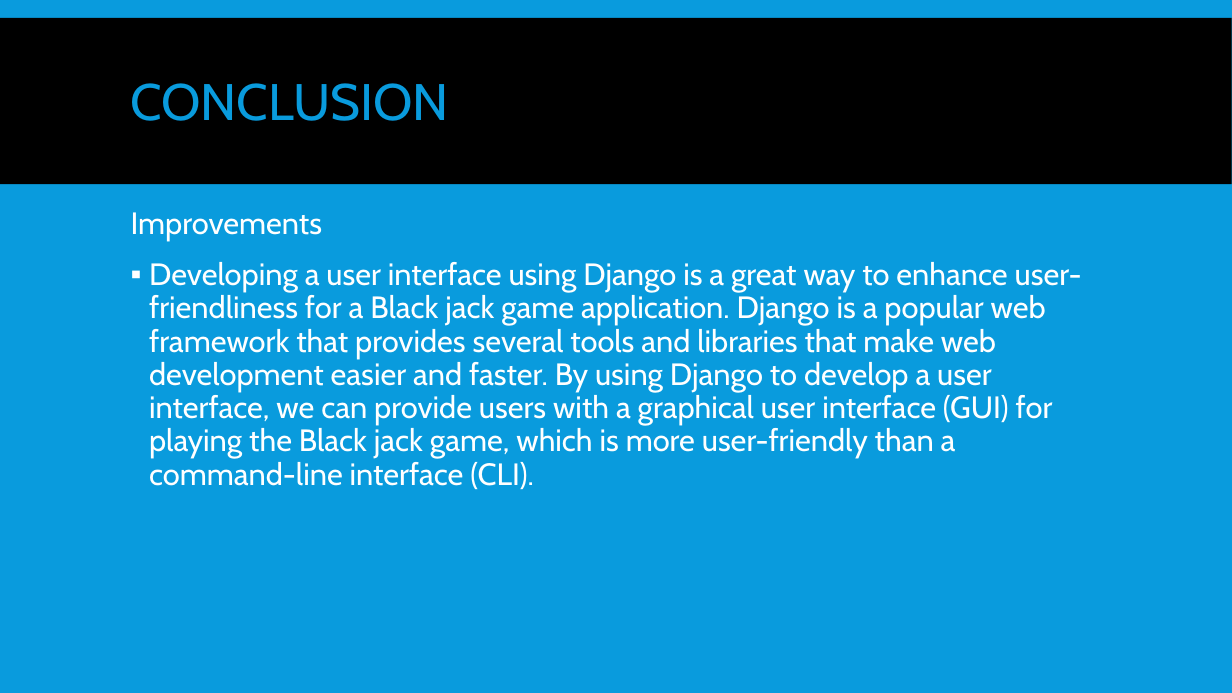
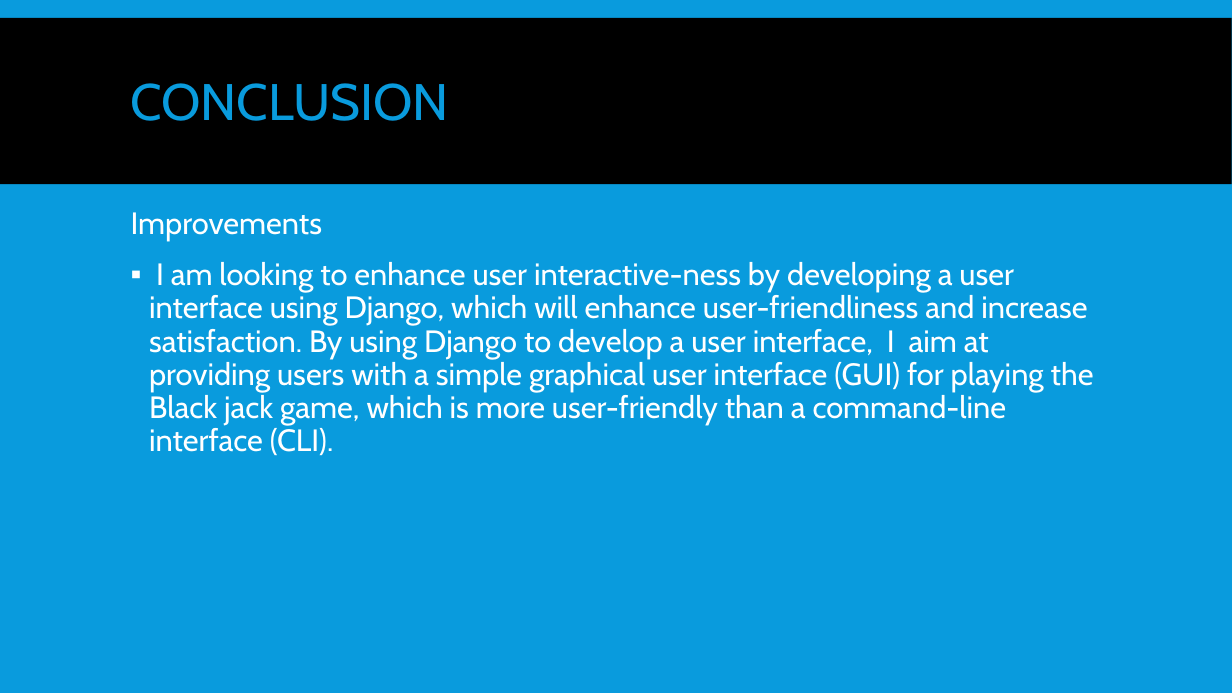
Before and after one commit to EdwinKingori/Blackjack_Game, a slide deck: slide 9 of PPA_Project_Presentation (Blackjack Game).pptx. Drawn at 1232x693 pixels with LibreOffice and Linux fonts; fonts in the diff are those of the drawing. Boxes give left, top, right and bottom in pixels: in the first picture for what was removed or moved away, otherwise in the second. Text is boxed around its words. In the diff, an @@ line names an element or a change of style, - is before the commit and + after.

Commit message:
Updated ppt

```diff
--- a/PPA_Project_Presentation (Blackjack Game).pptx
+++ b/PPA_Project_Presentation (Blackjack Game).pptx
@@ text at bbox=[149, 262, 1094, 456]: text changed @@
-▪ Developing a user interface using Django is a great way to enhance user-friendliness for a Black jack game application. Django is a popular web framework that provides several tools and libraries that make web development easier and faster. By using Django to develop a user interface, we can provide users with a graphical user interface (GUI) for playing the Black jack game, which is more user-friendly than a command-line interface (CLI).
+▪ I am looking to enhance user interactive-ness by developing a user interface using Django, which will enhance user-friendliness and increase satisfaction. By using Django to develop a user interface, I aim at providing users with a simple graphical user interface (GUI) for playing the Black jack game, which is more user-friendly than a command-line interface (CLI).
```
Also in this commit, not shown: 3 other slides changed, 1 slide removed, 1 other file.
